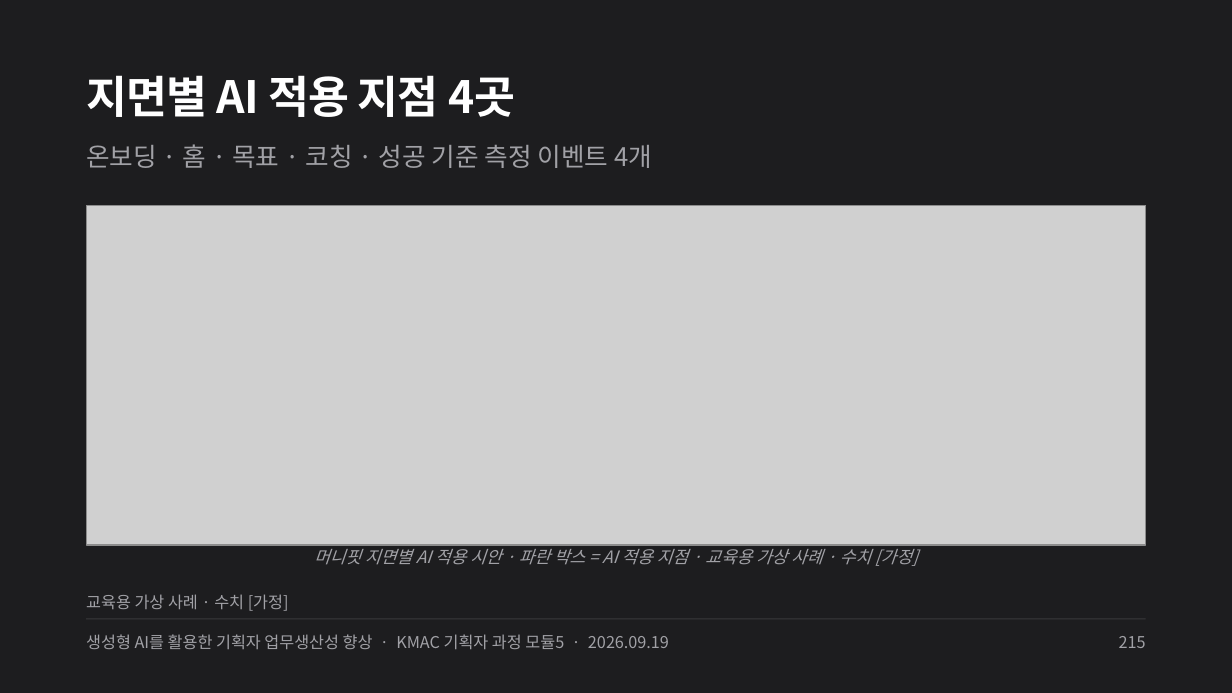
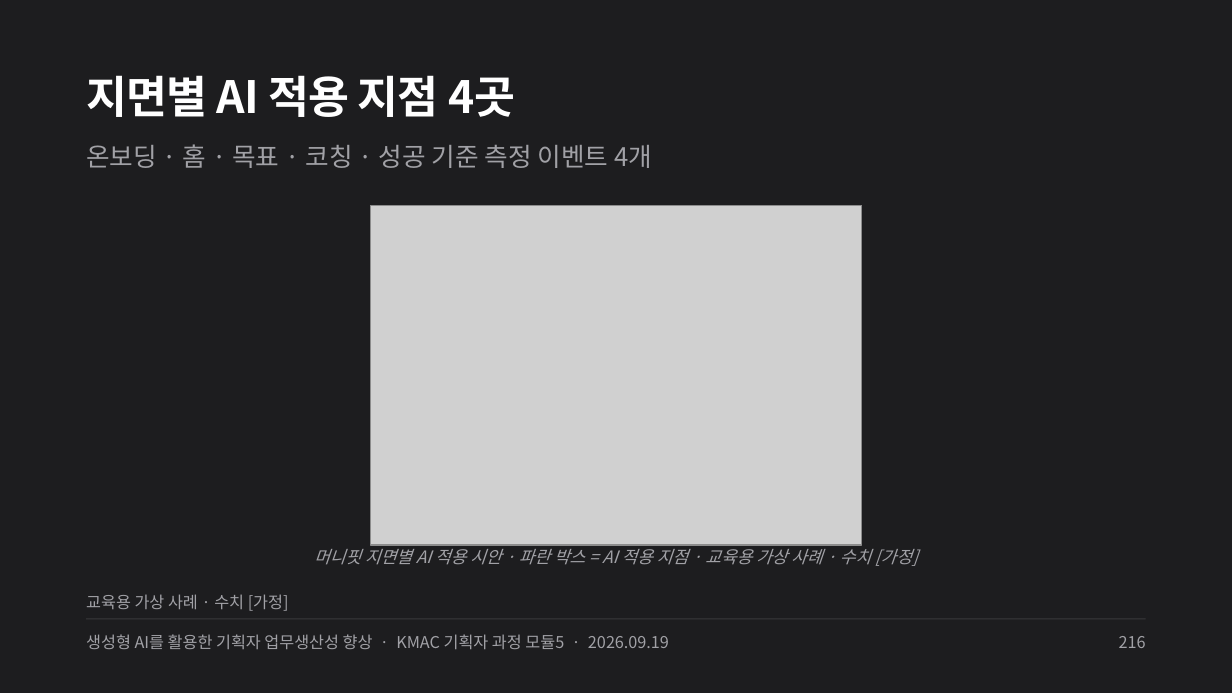
Before and after one commit to smilesjcha/ai-native-pm, a slide deck: slide 216 of projects/26Q3_AI-Native-PM/assets/pptx/kmac-m5-ai-pm-productivity-20260919-dist.pptx (slide 215 before the commit). Drawn at 1232x693 pixels with LibreOffice and Linux fonts; fonts in the diff are those of the drawing; grey boxes stand for pictures. Boxes give left, top, right and bottom in pixels: in the first picture for what was removed or moved away, otherwise in the second. Text is boxed around its words. In the diff, an @@ line names an element or a change of style, - is before the commit and + after.

```diff
--- a/projects/26Q3_AI-Native-PM/assets/pptx/kmac-m5-ai-pm-productivity-20260919-dist.pptx
+++ b/projects/26Q3_AI-Native-PM/assets/pptx/kmac-m5-ai-pm-productivity-20260919-dist.pptx
@@ picture: place and size @@
-picture at bbox=[86, 206, 1146, 546]
+picture at bbox=[370, 206, 861, 546]
@@ text at bbox=[1119, 636, 1146, 648]: text changed @@
-215
+216
```
Also in this commit, not shown: 237 other slides changed, 3 slides added, 8 other files.
